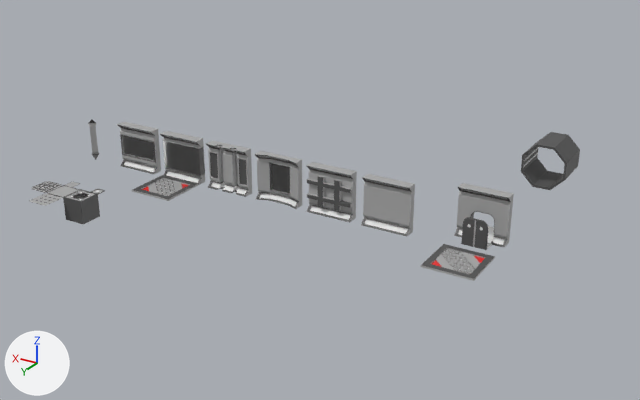
What one commit did to the Blender file Blender Working Folder/Blend Files/Space Level Interior/MasterFloorPanels.blend.
Rendered twice from a 50 mm camera at (-47.7, 55.7, 29.2) aimed at (-11.5, -4.7, -1.0). The axes (+X, +Y, +Z) are drawn at lower left. The lights are the same throughout.
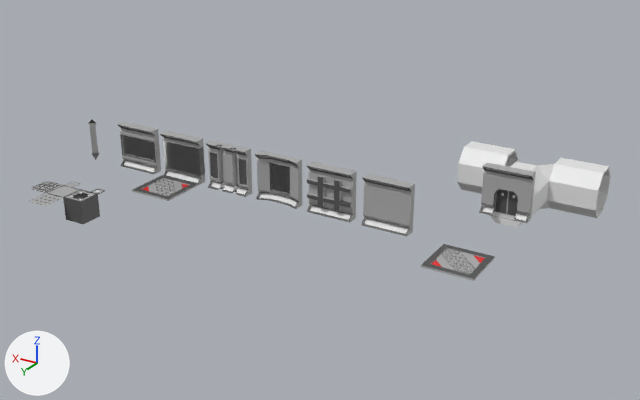
Pixel boxes (x1, y1, x2, y2) of what changed, in the pictures (640 x 400 px):
'Cube.009', moved
    before: (454, 183, 514, 248)
    after: (479, 163, 536, 223)
'Cube.017', added
    after: (537, 158, 611, 218)
'Cube.013', reshaped, moved, rescaled
    before: (521, 132, 580, 190)
    after: (492, 211, 519, 225)
'Cube.015', added
    after: (457, 141, 519, 194)
'Cube.011', added
    after: (490, 162, 549, 227)
'Cube.010', moved
    before: (461, 217, 476, 247)
    after: (495, 190, 509, 214)
'Cube.012', moved
    before: (474, 219, 488, 250)
    after: (507, 191, 517, 216)
'Cube.014', moved (not visible afterwards)
    before: (487, 226, 494, 249)

What the commit changed:
me_cube_017 is used by ob_cube_013; location (-27.0, -16.0, 1.0).
me_cube_017 had 52 vertices, 30 faces and spanned x -2.0..2.0, y -5.0..-1.0, z -2.0..2.0.
me_cube_017 no longer uses material mat_darkgray (dark grey #545454).
me_cube_017 no longer uses material mat_light (white #e7e7e7).
me_cube_017 now has 83 vertices, 39 faces, 3 loose edges and spans x -1.0..0.9, y 0.0..0.19, z -1.4..0.4.
me_cube_017 part 1: the whole mesh is rebuilt.
Mesh me_cube_014 is new.
It has 76 vertices, 63 faces, 5 loose edges and spans x -2.0..2.0, y -2.0..3.21, z -2.0..2.0.
Mesh me_cube_012 is new.
It has 64 vertices, 56 faces and spans x -2.0..2.0, y -2.0..2.0, z -2.0..2.0.
Object 'Cube.009' (ob_cube_009) moves from (-27.0, -3.0, 2.0) to (-27.0, -8.0, 2.0).
Object 'Cube.012' (ob_cube_012) moves from (-27.0, -1.0, 2.0) to (-27.0, -8.0, 2.0).
Object 'Cube.010' (ob_cube_010) moves from (-27.0, -1.0, 2.0) to (-27.0, -8.0, 2.0).
Object 'Cube.013' (ob_cube_013) moves from (-27.0, -16.0, 1.0) to (-27.0, -8.0, 2.0).
Object 'Cube.013' (ob_cube_013) is rescaled from (1.0, 1.0, 1.0) to (2.0, 0.2, 2.0).
Object 'Cube.014' (ob_cube_014) moves from (-27.0, -3.0, 0.0) to (-27.0, -10.0, 0.0).
Object 'Cube.017' (ob_cube_017) is new; it shows me_cube_014.
Its location is (-31.0, -14.0, 1.0).
Its rotation in degrees is (0, 0, -90).
Object 'Cube.015' (ob_cube_015) is new; it shows me_cube_012.
Its location is (-23.0, -14.0, 1.0).
Its rotation in degrees is (0, 0, -90).
Object 'Cube.011' (ob_cube_011) is new; it shows a copy of me_cube_012.
Its location is (-27.0, -10.0, 1.0).
